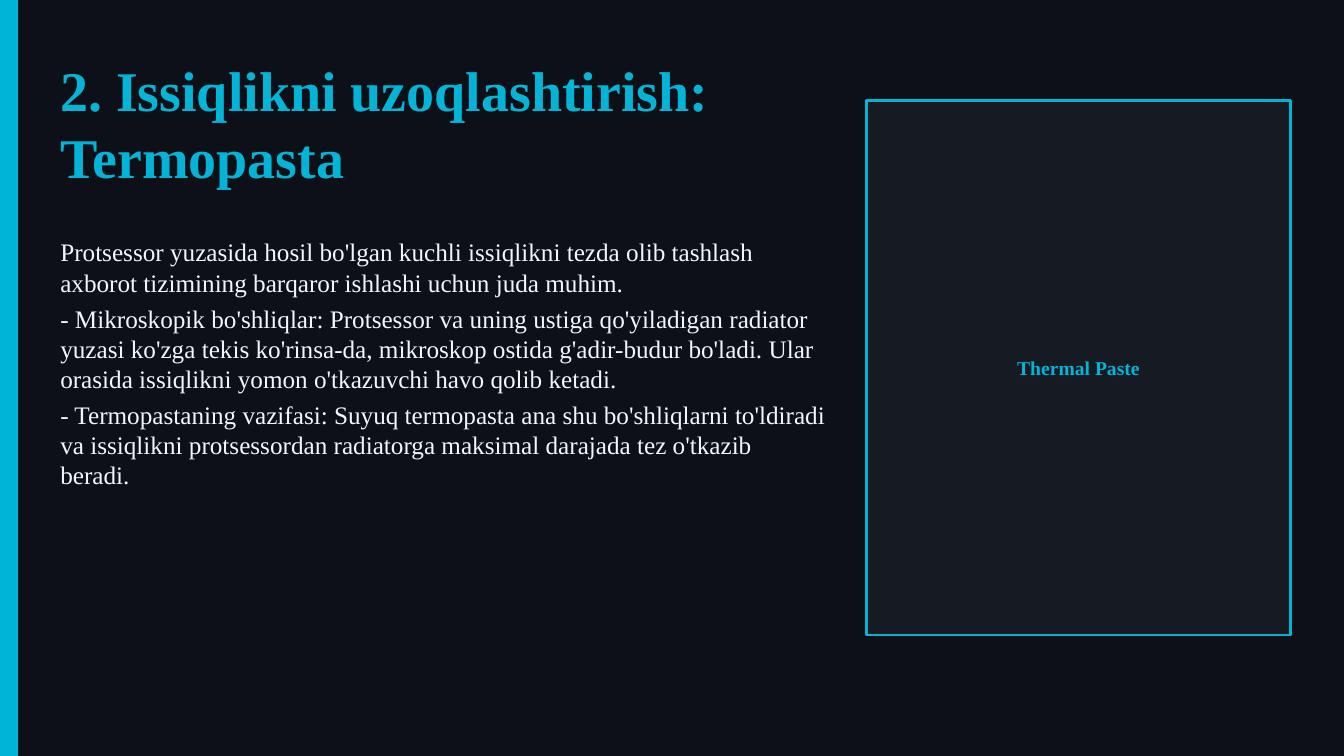
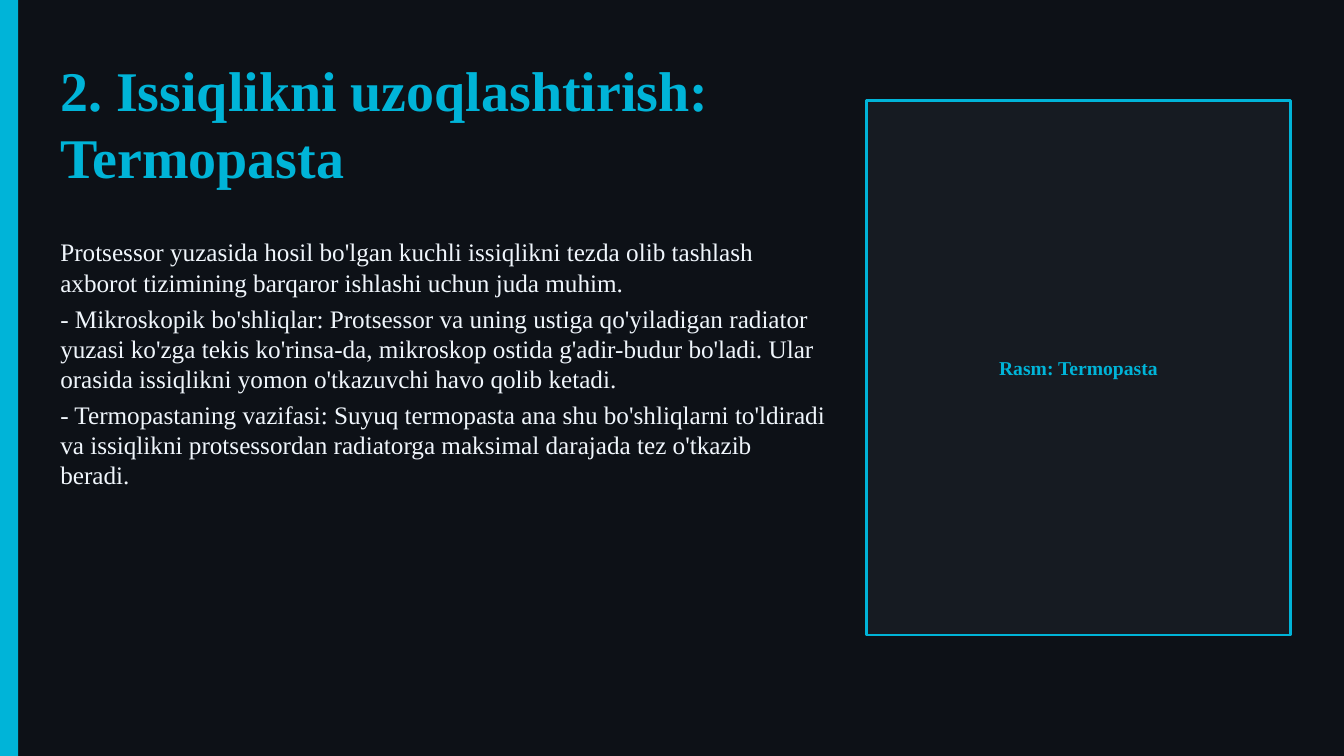
Before and after one commit to dasturland/kerak_taqdimot, a slide deck: slide 5 of taqdimot.pptx. Drawn at 1344x756 pixels with LibreOffice and Linux fonts; fonts in the diff are those of the drawing. Boxes give left, top, right and bottom in pixels: in the first picture for what was removed or moved away, otherwise in the second. Text is boxed around its words. In the diff, an @@ line names an element or a change of style, - is before the commit and + after.

```diff
--- a/taqdimot.pptx
+++ b/taqdimot.pptx
@@ text in rectangle at [999, 362, 1158, 379]: text changed @@
-Thermal Paste
+Rasm: Termopasta
```
Also in this commit, not shown: 9 other slides changed, 3 other files.
